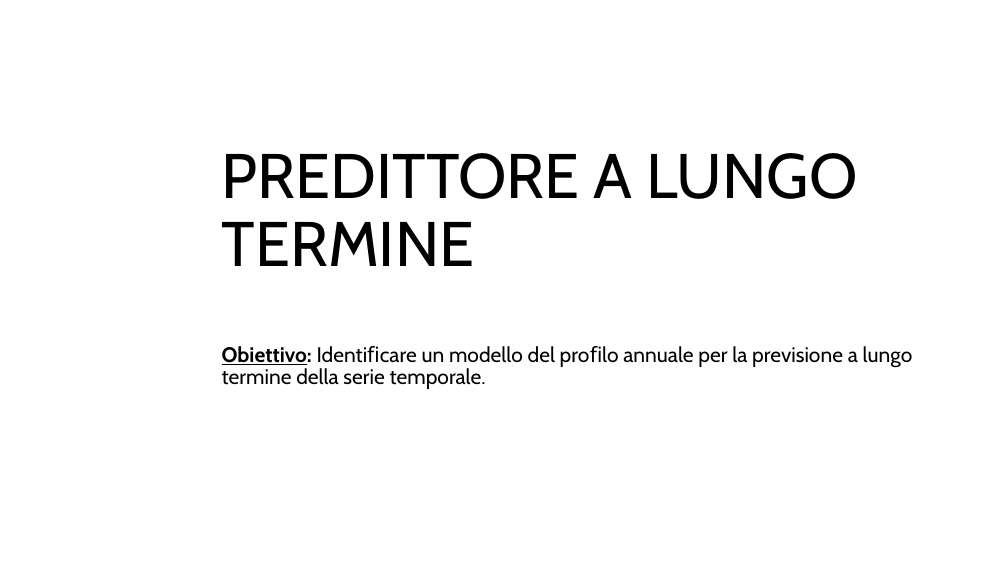
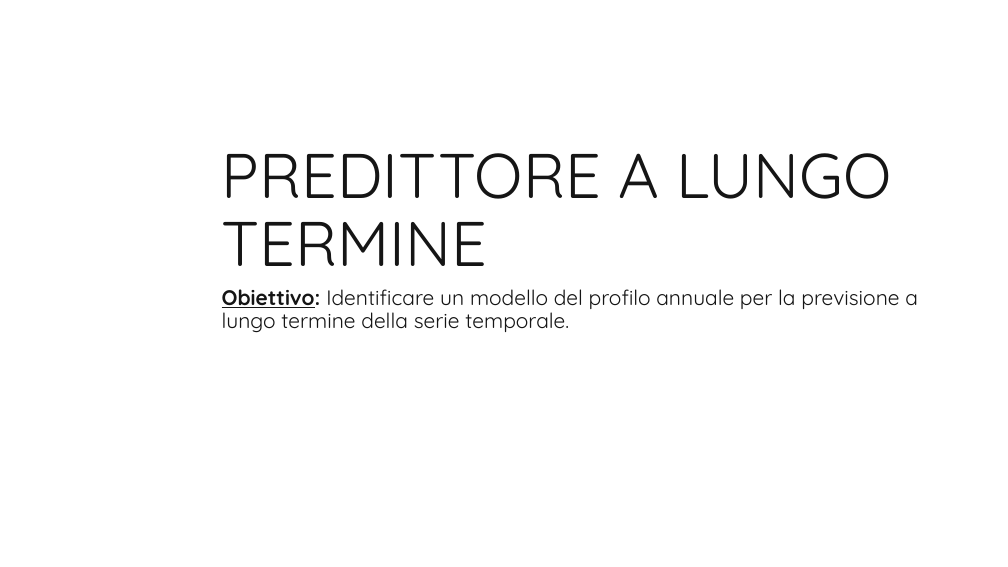
Before and after one commit to r1cky0/Italian-energy-consumption-prediction, a slide deck: slide 1 of presentazione_imad.pptx. Drawn at 1008x567 pixels with LibreOffice and Linux fonts; fonts in the diff are those of the drawing; background and template pictures are left out. Boxes give left, top, right and bottom in pixels: in the first picture for what was removed or moved away, otherwise in the second. Text is boxed around its words. In the diff, an @@ line names an element or a change of style, - is before the commit and + after.

```diff
--- a/presentazione_imad.pptx
+++ b/presentazione_imad.pptx
@@ title "PREDITTORE A LUNGO TERMINE" at (222, 153, 891, 266): font Cabin to Quicksand, text colour #000000 to #151515 @@
@@ subtitle "Obiettivo: Identiﬁcare un modello del ..." at (222, 289, 918, 333): font Cabin to Quicksand, text colour #000000 to #151515 @@
@@ subtitle "Obiettivo: Identiﬁcare un modello del ...": place and size @@
-subtitle "Obiettivo: Identiﬁcare un modello del ..." at (222, 346, 913, 389)
+subtitle "Obiettivo: Identiﬁcare un modello del ..." at (222, 289, 918, 333)
```
Also in this commit, not shown: 18 other slides changed, 2 other files.
